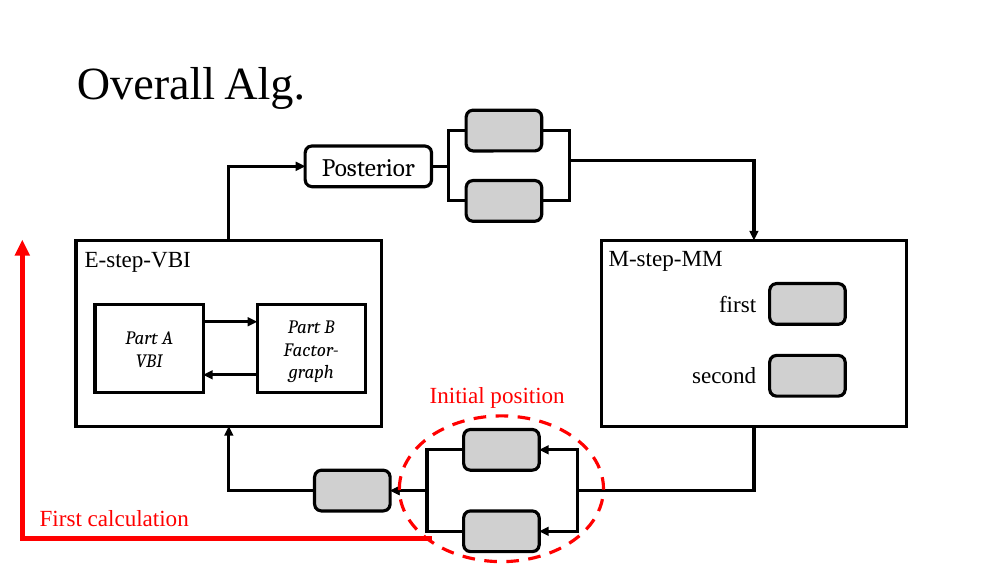
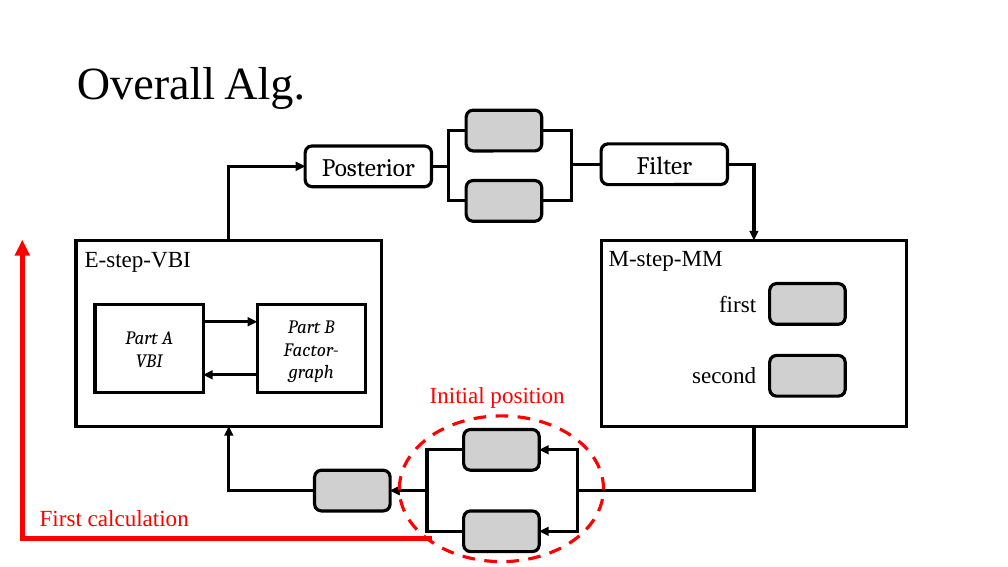
Before and after one commit to Brook1711/RIS-Angular-Domain, a slide deck: slide 29 of doc/RIS-angular-domain组会汇报.pptx. Drawn at 1008x567 pixels with LibreOffice and Linux fonts; fonts in the diff are those of the drawing; grey boxes stand for pictures. Boxes give left, top, right and bottom in pixels: in the first picture for what was removed or moved away, otherwise in the second. Text is boxed around its words. In the diff, an @@ line names an element or a change of style, - is before the commit and + after.

```diff
--- a/doc/RIS-angular-domain组会汇报.pptx
+++ b/doc/RIS-angular-domain组会汇报.pptx
@@ elbow line moved from (542, 131) - (597, 160) to (542, 131) - (601, 164) @@
@@ rounded rectangle added at (601,144,727,185), fill #FFFFFF, outline #000000 3 pt, 24 pt, text #000000 @@
+Filter
@@ elbow line moved from (542, 201) - (597, 160) to (542, 201) - (601, 164) @@
@@ elbow arrow moved from (597, 160) - (754, 240) to (727, 164) - (754, 240) @@
```
Also in this commit, not shown: 1 other slide changed.
